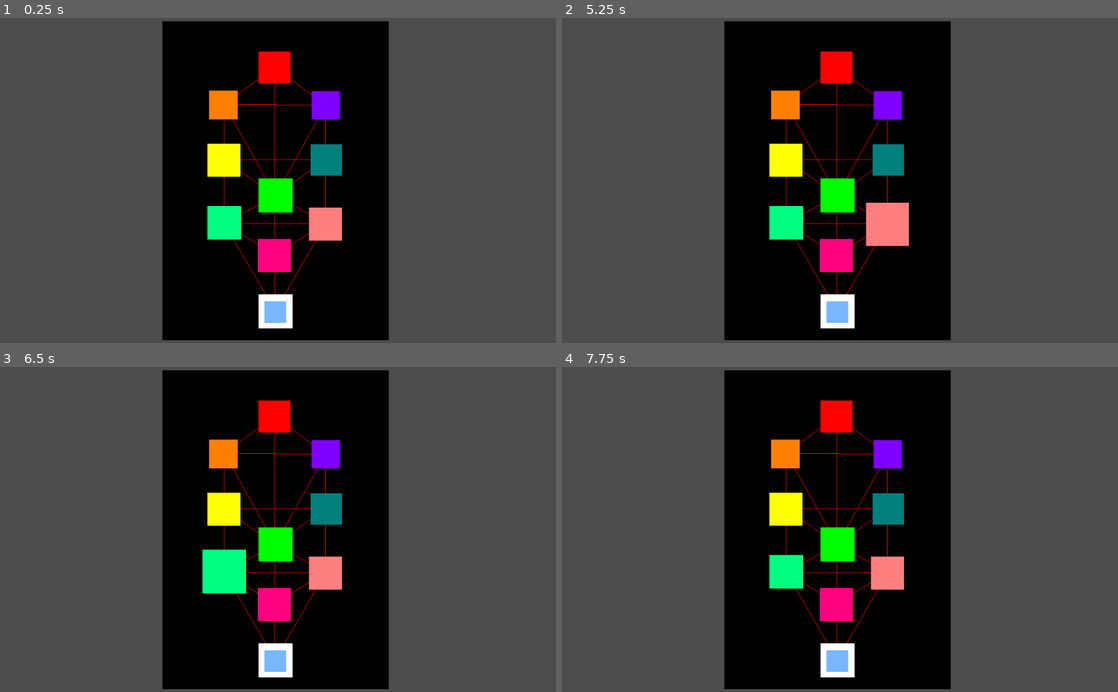
Above: before the commit, frames 1-4 (two rows, left to right).
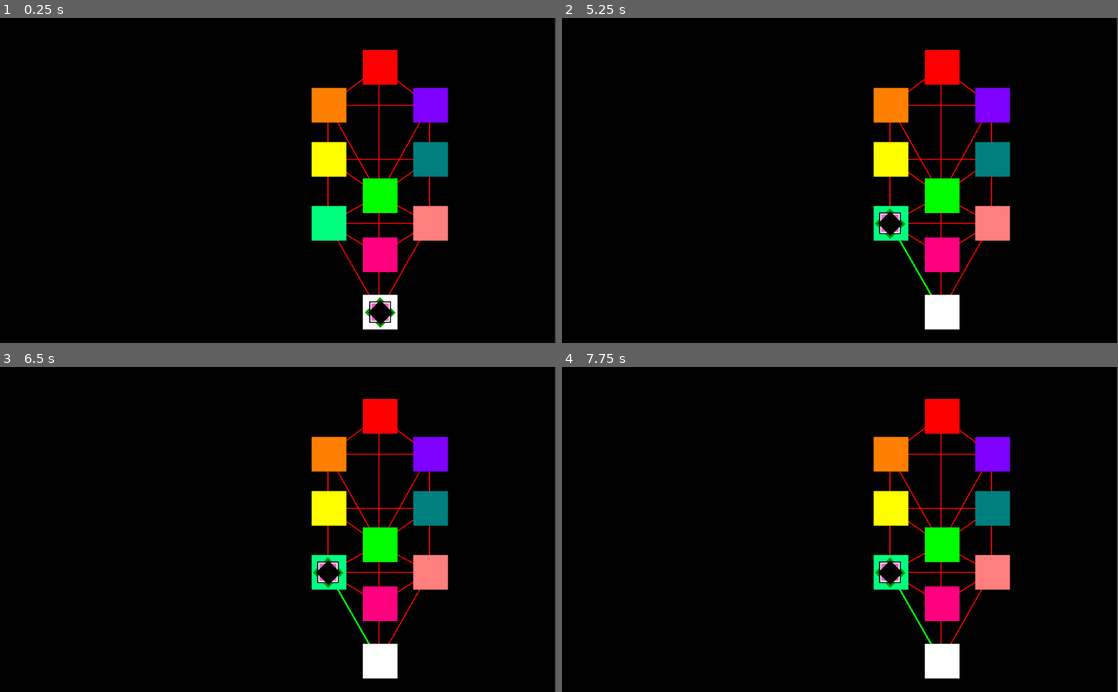
Above: after the commit, the same moments.

Repository: iliys/Sefitaro
Game: Godot game, scene res://Main.tscn
Two runs of this game, one before a commit and one after it. Both use one fixed random seed, a clock stepped at 60 frames per second and the inputs below.
Inputs (mouse positions are in pixels of both pictures, inside the frame that each line leads up to):
- Up to frame 1 (0.25 s): no input
- Up to frame 2 (5.25 s): tap Enter at 0.5, 2, 3.5 s; move the mouse to (834, 66) at 0.52 s; click (834, 66) at 0.67 s; tap Space at 1.25, 2.75, 4.25 s; move the mouse to (890, 105) at 1.27 s; click (890, 105) at 1.42 s; move the mouse to (784, 105) at 2.02 s; click (784, 105) at 2.17 s; move the mouse to (890, 161) at 2.77 s; click (890, 161) at 2.92 s; move the mouse to (784, 161) at 3.52 s; click (784, 161) at 3.67 s; move the mouse to (840, 196) at 4.27 s; click (840, 196) at 4.42 s; move the mouse to (890, 222) at 5.02 s; click (890, 222) at 5.17 s
- Up to frame 3 (6.5 s): move the mouse to (222, 571) at 5.77 s; click (222, 571) at 5.92 s
- Up to frame 4 (7.75 s): move the mouse to (834, 604) at 6.52 s; click (834, 604) at 6.67 s; move the mouse to (840, 659) at 7.27 s; click (840, 659) at 7.42 s

The runs differ from the first frame. In frame 1, 69% of the frame differs, in the area x 0-100%, y 0-100%; in frame 2, 70%; in frame 3, 70%; in frame 4, 69%.

Commit message:
Global position adjustements

Diff:
--- a/Main.tscn
+++ b/Main.tscn
@@ -1,9 +1,8 @@
-[gd_scene load_steps=17 format=2]
+[gd_scene load_steps=16 format=2]
 
 [ext_resource path="res://Scripts/Tree.gd" type="Script" id=1]
 [ext_resource path="res://Scripts/Malkhut.gd" type="Script" id=2]
 [ext_resource path="res://Scripts/Yesod.gd" type="Script" id=3]
-[ext_resource path="res://Assets/Tree.jpg" type="Texture" id=4]
 [ext_resource path="res://Scripts/Hod.gd" type="Script" id=5]
 [ext_resource path="res://Scripts/Tiferet.gd" type="Script" id=6]
 [ext_resource path="res://Scripts/Hesed.gd" type="Script" id=7]
@@ -22,12 +21,13 @@
 radius = 40.0
 
 [node name="Main" type="Node2D"]
-
-[node name="Sprite" type="Sprite" parent="."]
-modulate = Color( 0, 0, 0, 1 )
-position = Vector2( 507.625, 300.542 )
-scale = Vector2( 0.583683, 0.583683 )
-texture = ExtResource( 4 )
+position = Vector2( -2, 0 )
+
+[node name="ColorRect" type="ColorRect" parent="."]
+margin_right = 1024.0
+margin_bottom = 600.0
+mouse_filter = 2
+color = Color( 0, 0, 0, 1 )
 
 [node name="Sefirot" type="Node2D" parent="."]
 script = ExtResource( 1 )
@@ -37,178 +37,211 @@
 position = Vector2( 506, 198 )
 script = ExtResource( 13 )
 
-[node name="ColorRect" type="ColorRect" parent="Sefirot/Daath"]
-margin_left = -30.0
-margin_top = -28.0
-margin_right = 28.0
-margin_bottom = 30.0
-mouse_filter = 2
-color = Color( 0, 0, 0, 1 )
-
 [node name="CollisionShape2D" type="CollisionShape2D" parent="Sefirot/Daath"]
 shape = SubResource( 2 )
 
+[node name="ColorRect" type="ColorRect" parent="Sefirot/Daath"]
+margin_left = -32.0
+margin_top = -32.0
+margin_right = 32.0
+margin_bottom = 32.0
+mouse_filter = 2
+color = Color( 0, 0, 0, 1 )
+
 [node name="Kether" type="Area2D" parent="Sefirot" groups=["node"]]
-position = Vector2( 506, 91 )
+position = Vector2( 702, 91 )
 script = ExtResource( 12 )
 
 [node name="CollisionShape2D" type="CollisionShape2D" parent="Sefirot/Kether"]
 shape = SubResource( 1 )
 
 [node name="ColorRect" type="ColorRect" parent="Sefirot/Kether"]
-margin_left = -30.0
-margin_top = -29.0
-margin_right = 29.0
-margin_bottom = 30.0
+margin_left = -32.0
+margin_top = -32.0
+margin_right = 32.0
+margin_bottom = 32.0
 mouse_filter = 2
 color = Color( 1, 0, 0, 1 )
 
 [node name="Hokmah" type="Area2D" parent="Sefirot" groups=["node"]]
-position = Vector2( 600, 161 )
+position = Vector2( 795, 161 )
 script = ExtResource( 11 )
 
 [node name="CollisionShape2D" type="CollisionShape2D" parent="Sefirot/Hokmah"]
 shape = SubResource( 1 )
 
 [node name="ColorRect" type="ColorRect" parent="Sefirot/Hokmah"]
-margin_left = -26.0
-margin_top = -26.0
-margin_right = 26.0
-margin_bottom = 26.0
+margin_left = -32.0
+margin_top = -32.0
+margin_right = 32.0
+margin_bottom = 32.0
 mouse_filter = 2
 color = Color( 0.501961, 0, 1, 1 )
 
 [node name="Binah" type="Area2D" parent="Sefirot" groups=["node"]]
-position = Vector2( 413, 159 )
+position = Vector2( 608, 161 )
 script = ExtResource( 10 )
 
 [node name="CollisionShape2D" type="CollisionShape2D" parent="Sefirot/Binah"]
 shape = SubResource( 1 )
 
 [node name="ColorRect" type="ColorRect" parent="Sefirot/Binah"]
+margin_left = -32.0
+margin_top = -32.0
+margin_right = 32.0
+margin_bottom = 32.0
+mouse_filter = 2
+color = Color( 1, 0.501961, 0, 1 )
+
+[node name="Hesed" type="Area2D" parent="Sefirot" groups=["node"]]
+position = Vector2( 795, 261 )
+script = ExtResource( 7 )
+
+[node name="CollisionShape2D" type="CollisionShape2D" parent="Sefirot/Hesed"]
+shape = SubResource( 1 )
+
+[node name="ColorRect" type="ColorRect" parent="Sefirot/Hesed"]
+margin_left = -32.0
+margin_top = -32.0
+margin_right = 32.0
+margin_bottom = 32.0
+mouse_filter = 2
+color = Color( 0, 0.501961, 0.501961, 1 )
+
+[node name="Gevurah" type="Area2D" parent="Sefirot" groups=["node"]]
+position = Vector2( 608, 261 )
+script = ExtResource( 9 )
+
+[node name="CollisionShape2D" type="CollisionShape2D" parent="Sefirot/Gevurah"]
+shape = SubResource( 1 )
+
+[node name="ColorRect" type="ColorRect" parent="Sefirot/Gevurah"]
+margin_left = -32.0
+margin_top = -32.0
+margin_right = 32.0
+margin_bottom = 32.0
+mouse_filter = 2
+color = Color( 1, 1, 0, 1 )
+
+[node name="Tiferet" type="Area2D" parent="Sefirot" groups=["node"]]
+position = Vector2( 702, 328 )
+script = ExtResource( 6 )
+
+[node name="CollisionShape2D" type="CollisionShape2D" parent="Sefirot/Tiferet"]
+shape = SubResource( 1 )
+
+[node name="ColorRect" type="ColorRect" parent="Sefirot/Tiferet"]
+margin_left = -32.0
+margin_top = -32.0
+margin_right = 32.0
+margin_bottom = 32.0
+mouse_filter = 2
+color = Color( 0, 1, 0, 1 )
+
+[node name="Netzah" type="Area2D" parent="Sefirot" groups=["node"]]
+position = Vector2( 795, 379 )
+script = ExtResource( 8 )
+
+[node name="CollisionShape2D" type="CollisionShape2D" parent="Sefirot/Netzah"]
+shape = SubResource( 1 )
+
+[node name="ColorRect" type="ColorRect" parent="Sefirot/Netzah"]
+margin_left = -32.0
+margin_top = -32.0
+margin_right = 32.0
+margin_bottom = 32.0
+mouse_filter = 2
+color = Color( 1, 0.501961, 0.501961, 1 )
+
+[node name="Hod" type="Area2D" parent="Sefirot" groups=["node"]]
+position = Vector2( 608, 379 )
+script = ExtResource( 5 )
+
+[node name="CollisionShape2D" type="CollisionShape2D" parent="Sefirot/Hod"]
+shape = SubResource( 1 )
+
+[node name="ColorRect" type="ColorRect" parent="Sefirot/Hod"]
+margin_left = -32.0
+margin_top = -32.0
+margin_right = 32.0
+margin_bottom = 32.0
+mouse_filter = 2
+color = Color( 0, 1, 0.501961, 1 )
+
+[node name="Yesod" type="Area2D" parent="Sefirot" groups=["node"]]
+position = Vector2( 702, 437 )
+script = ExtResource( 3 )
+
+[node name="CollisionShape2D" type="CollisionShape2D" parent="Sefirot/Yesod"]
+shape = SubResource( 1 )
+
+[node name="ColorRect" type="ColorRect" parent="Sefirot/Yesod"]
+margin_left = -32.0
+margin_top = -32.0
+margin_right = 32.0
+margin_bottom = 32.0
+mouse_filter = 2
+color = Color( 1, 0, 0.501961, 1 )
+
+[node name="Malkhut" type="Area2D" parent="Sefirot" groups=["node"]]
+position = Vector2( 702, 543 )
+script = ExtResource( 2 )
+
+[node name="CollisionShape2D" type="CollisionShape2D" parent="Sefirot/Malkhut"]
+shape = SubResource( 1 )
+
+[node name="ColorRect" type="ColorRect" parent="Sefirot/Malkhut"]
+margin_left = -32.0
+margin_top = -32.0
+margin_right = 32.0
+margin_bottom = 32.0
+mouse_filter = 2
+
+[node name="Player" type="Node2D" parent="."]
+position = Vector2( 702, 543 )
+script = ExtResource( 14 )
+
+[node name="ColorRect3" type="ColorRect" parent="Player"]
 margin_left = -28.0
-margin_top = -25.0
-margin_right = 25.0
-margin_bottom = 28.0
-mouse_filter = 2
-color = Color( 1, 0.501961, 0, 1 )
-
-[node name="Hesed" type="Area2D" parent="Sefirot" groups=["node"]]
-position = Vector2( 600, 261 )
-script = ExtResource( 7 )
-
-[node name="CollisionShape2D" type="CollisionShape2D" parent="Sefirot/Hesed"]
-shape = SubResource( 1 )
-
-[node name="ColorRect" type="ColorRect" parent="Sefirot/Hesed"]
-margin_left = -28.0
-margin_top = -28.0
+margin_top = 1.0
+margin_right = 12.0
+margin_bottom = 41.0
+rect_rotation = -45.2124
+color = Color( 0.00392157, 0.603922, 0, 1 )
+
+[node name="ColorRect2" type="ColorRect" parent="Player"]
+margin_left = -20.0
+margin_top = -20.0
 margin_right = 30.0
 margin_bottom = 30.0
-mouse_filter = 2
-color = Color( 0, 0.501961, 0.501961, 1 )
-
-[node name="Gevurah" type="Area2D" parent="Sefirot" groups=["node"]]
-position = Vector2( 413, 262 )
-script = ExtResource( 9 )
-
-[node name="CollisionShape2D" type="CollisionShape2D" parent="Sefirot/Gevurah"]
-shape = SubResource( 1 )
-
-[node name="ColorRect" type="ColorRect" parent="Sefirot/Gevurah"]
-margin_left = -31.0
-margin_top = -30.0
-margin_right = 30.0
-margin_bottom = 31.0
-mouse_filter = 2
-color = Color( 1, 1, 0, 1 )
-
-[node name="Tiferet" type="Area2D" parent="Sefirot" groups=["node"]]
-position = Vector2( 507, 328 )
-script = ExtResource( 6 )
-
-[node name="CollisionShape2D" type="CollisionShape2D" parent="Sefirot/Tiferet"]
-shape = SubResource( 1 )
-
-[node name="ColorRect" type="ColorRect" parent="Sefirot/Tiferet"]
-margin_left = -31.0
-margin_top = -32.0
-margin_right = 32.0
-margin_bottom = 31.0
-mouse_filter = 2
-color = Color( 0, 1, 0, 1 )
-
-[node name="Netzah" type="Area2D" parent="Sefirot" groups=["node"]]
-position = Vector2( 600, 379 )
-script = ExtResource( 8 )
-
-[node name="CollisionShape2D" type="CollisionShape2D" parent="Sefirot/Netzah"]
-shape = SubResource( 1 )
-
-[node name="ColorRect" type="ColorRect" parent="Sefirot/Netzah"]
-margin_left = -31.0
-margin_top = -29.0
-margin_right = 30.0
-margin_bottom = 32.0
-mouse_filter = 2
-color = Color( 1, 0.501961, 0.501961, 1 )
-
-[node name="Hod" type="Area2D" parent="Sefirot" groups=["node"]]
-position = Vector2( 413, 379 )
-script = ExtResource( 5 )
-
-[node name="CollisionShape2D" type="CollisionShape2D" parent="Sefirot/Hod"]
-shape = SubResource( 1 )
-
-[node name="ColorRect" type="ColorRect" parent="Sefirot/Hod"]
-margin_left = -31.0
-margin_top = -32.0
-margin_right = 31.0
-margin_bottom = 30.0
-mouse_filter = 2
-color = Color( 0, 1, 0.501961, 1 )
-
-[node name="Yesod" type="Area2D" parent="Sefirot" groups=["node"]]
-position = Vector2( 506, 437 )
-script = ExtResource( 3 )
-
-[node name="CollisionShape2D" type="CollisionShape2D" parent="Sefirot/Yesod"]
-shape = SubResource( 1 )
-
-[node name="ColorRect" type="ColorRect" parent="Sefirot/Yesod"]
-margin_left = -31.0
-margin_top = -29.0
-margin_right = 30.0
-margin_bottom = 32.0
-mouse_filter = 2
-color = Color( 1, 0, 0.501961, 1 )
-
-[node name="Malkhut" type="Area2D" parent="Sefirot" groups=["node"]]
-position = Vector2( 507, 541 )
-script = ExtResource( 2 )
-
-[node name="CollisionShape2D" type="CollisionShape2D" parent="Sefirot/Malkhut"]
-shape = SubResource( 1 )
-
-[node name="ColorRect" type="ColorRect" parent="Sefirot/Malkhut"]
-margin_left = -31.0
-margin_top = -31.0
-margin_right = 32.0
-margin_bottom = 32.0
-mouse_filter = 2
-
-[node name="Player" type="Node2D" parent="."]
-position = Vector2( 506, 541 )
-script = ExtResource( 14 )
-
-[node name="ColorRect" type="ColorRect" parent="Player"]
-margin_left = -19.0
-margin_top = -18.0
-margin_right = 21.0
-margin_bottom = 22.0
-color = Color( 0, 0.462745, 1, 0.521569 )
-
-[node name="HUD" type="Node" parent="."]
+rect_scale = Vector2( 0.8, 0.8 )
+color = Color( 0.0784314, 0.0784314, 0.0784314, 1 )
+
+[node name="ColorRect3" type="ColorRect" parent="Player/ColorRect2"]
+margin_left = 2.0
+margin_top = 2.0
+margin_right = 48.0
+margin_bottom = 48.0
+
+[node name="ColorRect" type="ColorRect" parent="Player/ColorRect2/ColorRect3"]
+margin_left = 3.0
+margin_top = 3.0
+margin_right = 43.0
+margin_bottom = 43.0
+color = Color( 1, 0, 0.701961, 0.631373 )
+
+[node name="ColorRect4" type="ColorRect" parent="Player/ColorRect2/ColorRect3/ColorRect"]
+margin_left = -7.5
+margin_top = 21.25
+margin_right = 32.5
+margin_bottom = 61.25
+rect_rotation = -45.2124
+color = Color( 0, 0, 0, 1 )
+
+[node name="HUD" type="Control" parent="."]
+margin_top = 1.0
+margin_right = 40.0
+margin_bottom = 41.0
 
 [connection signal="mouse_entered" from="Sefirot/Daath" to="Sefirot/Daath" method="_on_Daath_mouse_entered"]
 [connection signal="mouse_exited" from="Sefirot/Daath" to="Sefirot/Daath" method="_on_Daath_mouse_exited"]
--- a/Scripts/Tree.gd
+++ b/Scripts/Tree.gd
@@ -40,9 +40,7 @@
 	"Malkhut": ["Netzah", "Hod", "Yesod", "Malkhut"]
 }
 
-var Sefirah_Position = {
-
-}
+var Sefirah_Position = {}
 
 const ARCANE_POS = {
 	"The Fool": ["Kether", "Hokmah"],
@@ -69,8 +67,6 @@
 	"The World": ["Yesod", "Malkhut"]
 }
 
-
-
 var arcaneActive = {
 	"The Fool": false,
 	"The Magician": false,
@@ -96,12 +92,14 @@
 	"The World": false
 	}
 
+var lines = []
+
 func _ready():
 	get_Sefirah_Position()
 	print(Sefirah_Position)
 
 func _process(delta):
-	pass
+	update()
 
 #вызывается из сефир
 func on_Mouse_Target(target):
@@ -129,7 +127,7 @@
 
 func get_Sefirah_Position():
 	for sefirah in get_children():
-		Sefirah_Position[sefirah.get_name()] = sefirah.position
+		Sefirah_Position[sefirah.get_name()] = sefirah.global_position
 
 func playerMove(pos):
 	player.position = Sefirah_Position.get(pos)
@@ -139,12 +137,16 @@
 	for card in ARCANE_POS:
 		if ARCANE_POS[card].has(sefirahLast) && ARCANE_POS[card].has(sefirahCurrent):
 			arcaneActive[card] = true
-			#print(card)
+			print(card)
 
 func _draw():
 	draw_Channels()
 
 func draw_Channels():
 	for channel in ARCANE_POS:
-		draw_line(Sefirah_Position[ARCANE_POS.get(channel)[0]], Sefirah_Position[ARCANE_POS.get(channel)[1]], Color.red)
-		#print(ARCANE_POS.get(channel)[0])
+		if arcaneActive.get(channel):
+			draw_line(Sefirah_Position[ARCANE_POS.get(channel)[0]],
+			Sefirah_Position[ARCANE_POS.get(channel)[1]], Color.green, 3)
+		else:
+			draw_line(Sefirah_Position[ARCANE_POS.get(channel)[0]],
+			Sefirah_Position[ARCANE_POS.get(channel)[1]], Color.red, 2)
